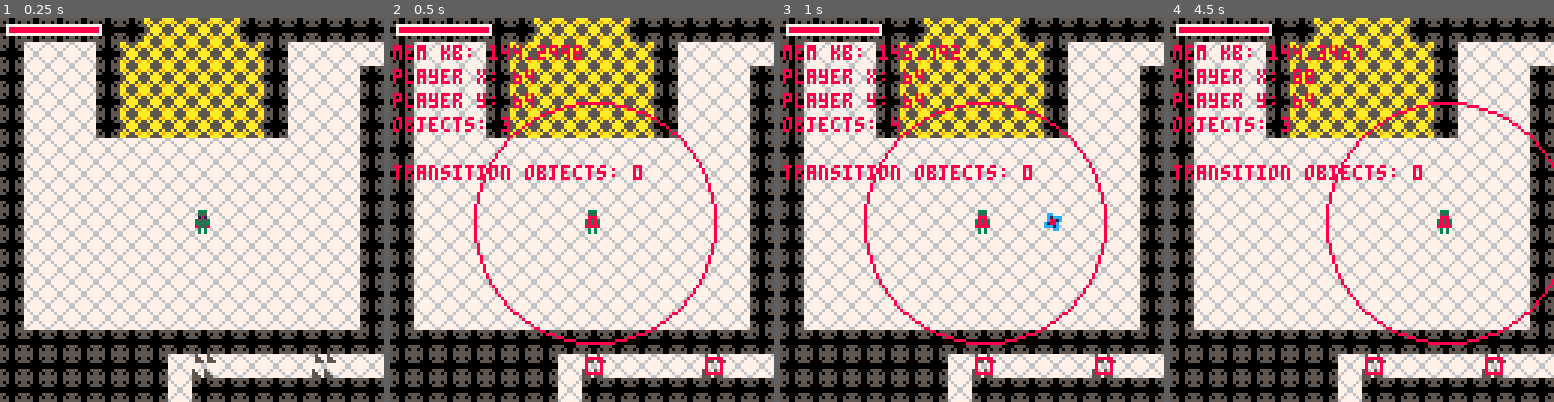
Above: before the commit, frames 1-4 (left to right).
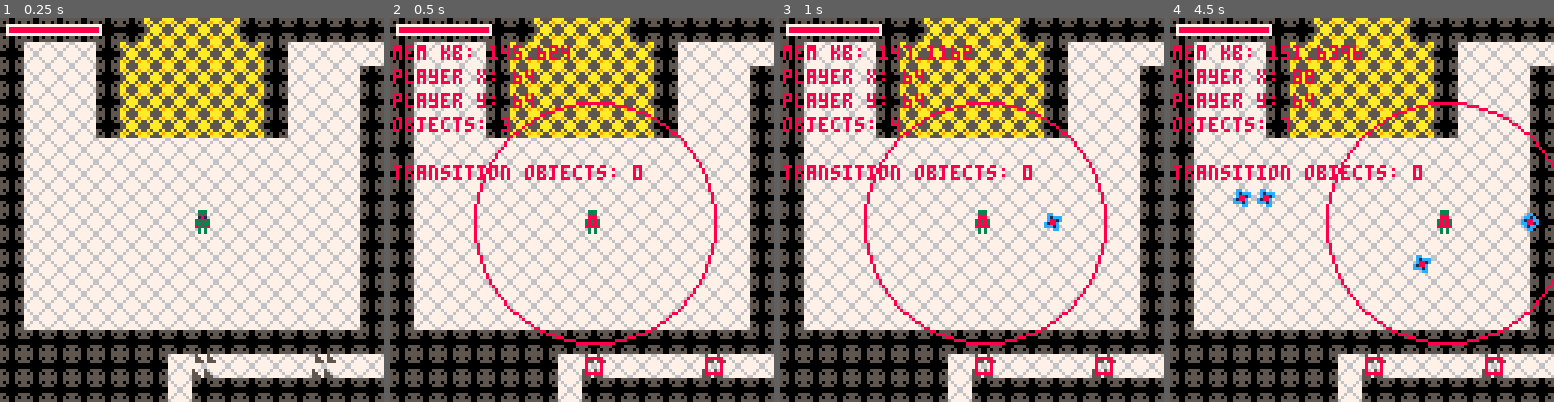
Above: after the commit, the same moments.

Repository: rledford/pico-door
Game: PICO-8 cartridge door.p8
The game is run twice, just before and just after one commit, with the same random seed, the same clock (stepped at 60 frames per second) and the same inputs.
Inputs:
- Up to frame 1 (0.25 s): no input
- Up to frame 2 (0.5 s): tap X (X key) at 0.33 s
- Up to frame 3 (1 s): tap O (Z key) at 0.7 s
- Up to frame 4 (4.5 s): tap X (X key) at 1.07, 1.85, 2.97, 4.08 s; hold Right 1.6-2.1 s; tap O (Z key) every 0.4 s from 1.7 to 4.1 s; hold Up 2.15-2.42 s; hold Right 2.47-3.03 s; hold Left 3.08-3.58 s; hold Down 3.63-3.97 s; hold Right from 4.02 s (still down)

Frame 1 is identical in both runs. In frame 2, 0.2% of the frame differs, in the area x 32-50%, y 7-11%; in frame 3, 0.3%; in frame 4, 0.9%, in the area x 16-97%, y 7-67%.

Commit message:
Improve projectile bounce logic. Update todos.

Diff:
--- a/door.p8
+++ b/door.p8
@@ -32,9 +32,13 @@
 -- [x] add UI elements for player info
 -- [x] add health pickup
 -- [x] enemies have low chance to drop health pickup
--- [] add projectiles use palette
--- [] add doors require matching color palette to destroy (room x + y <= palette?)
--- [] add levelup
+-- [x] add player projectiles bounce off walls
+-- [] swap player and xp drops to gold
+-- [] cap max player gold (upgradable)
+-- [] add npc vendor
+-- [] add vendor purchase window
+-- [] add tile or use X input to activate vendor purchase window when next to vendor
+-- [] make enemies drop gold
 -- [] add main door with minimum damage requirement to take damage
 -- [] add main door health to UI
 -- [] add main door destroyed effects
@@ -48,18 +52,12 @@
 
 -- [x] add window
 -- [x] make window interactive
--- [] show window on levelup
--- [] add upgrade choices to levelup window
--- [] apply selected upgrade to player and close levelup window
--- [] persist which chests have been destroyed
--- [] make destroyed chests not respawn when reentering room
 -- [] tune enemy movement and damage
 -- [] make enemy spawn points configurable or pull from different type pools based on conditions
 
 -- ideas --
 -----------
 
--- make enemies drop gold
 -- vendors and/or traveling vendors to sell pickukps
 -- add a skeleton behind a desk who says "hello"
 -- projectiles bounce off walls
@@ -276,6 +274,7 @@
 				dir.y = 1
 			end
 			local proj = make_projectile(this.x, this.y, make_animation({30,31}, 4), this.projectile_dmg, this.projectile_spd, dir)
+			proj.bounce = true
 			add(proj.collision_groups, ENEMY_GROUP)
 		end
 		this.fire_timer = clamp(this.fire_timer - 1, 0, this.fire_rate)
@@ -353,11 +352,13 @@
 		this.lifetime = 120
 		this.collision_groups = {}
 		this.damage = 1
+		this.bounce = false
 	end,
 	update=function(this)
 		this.lifetime -= 1
-		this.x += this.direction.x * this.spd
-		this.y += this.direction.y * this.spd
+		this.anim.update()
+		local nextx = this.x + this.direction.x * this.spd
+		local nexty = this.y + this.direction.y * this.spd
 		if this.lifetime <= 0 or is_move_to_next_room(this.x, this.y) then
 			destroy_object(this)
 			return
@@ -370,10 +371,22 @@
 			destroy_object(this)
 			return
 		end
-		if not this.can_move_to((this.x + TILE_HALF_SIZE)/TILE_SIZE, (this.y + TILE_HALF_SIZE)/TILE_SIZE) then
-			destroy_object(this)
-		end
-		this.anim.update()
+		if not this.can_move_to((nextx + TILE_HALF_SIZE)/TILE_SIZE, (nexty + TILE_HALF_SIZE)/TILE_SIZE) then
+			if this.bounce then
+				-- cheap bounce calc without normals since all walls are axis-aligned (no need to calculate collision normals)
+				if not this.can_move_to((this.x + TILE_HALF_SIZE)/TILE_SIZE, (nexty + TILE_HALF_SIZE)/TILE_SIZE) then
+					-- hit top or bottom of wall so reverse y
+					this.direction.y *= -1
+				elseif not this.can_move_to((nextx + TILE_HALF_SIZE)/TILE_SIZE, (this.y + TILE_HALF_SIZE)/TILE_SIZE) then
+					-- hit left or right of wall so reverse x
+					this.direction.x *= -1
+				end
+			else
+				destroy_object(this)
+			end
+		end
+		this.x = nextx
+		this.y = nexty
 	end
 }
 
